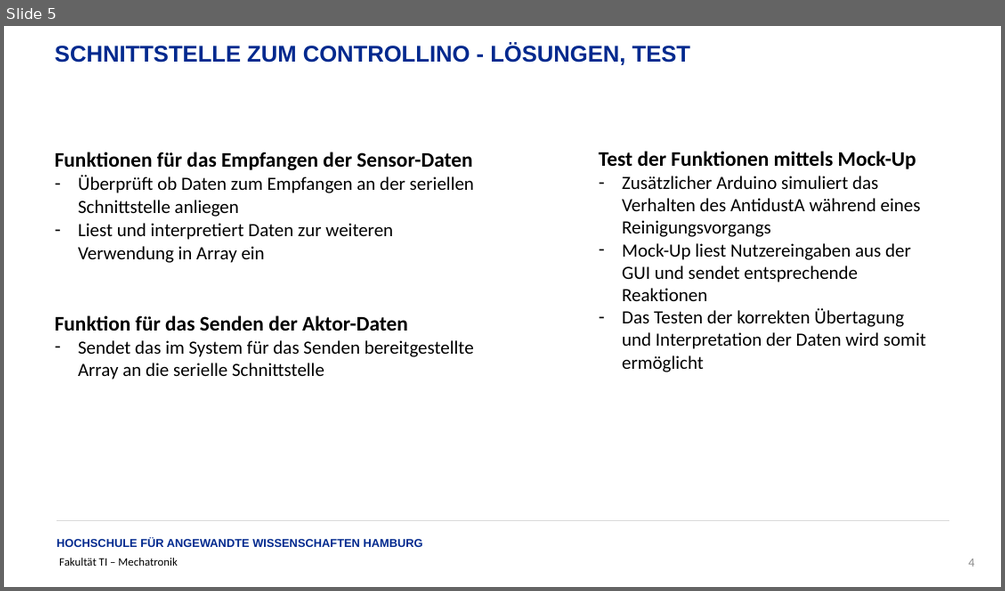
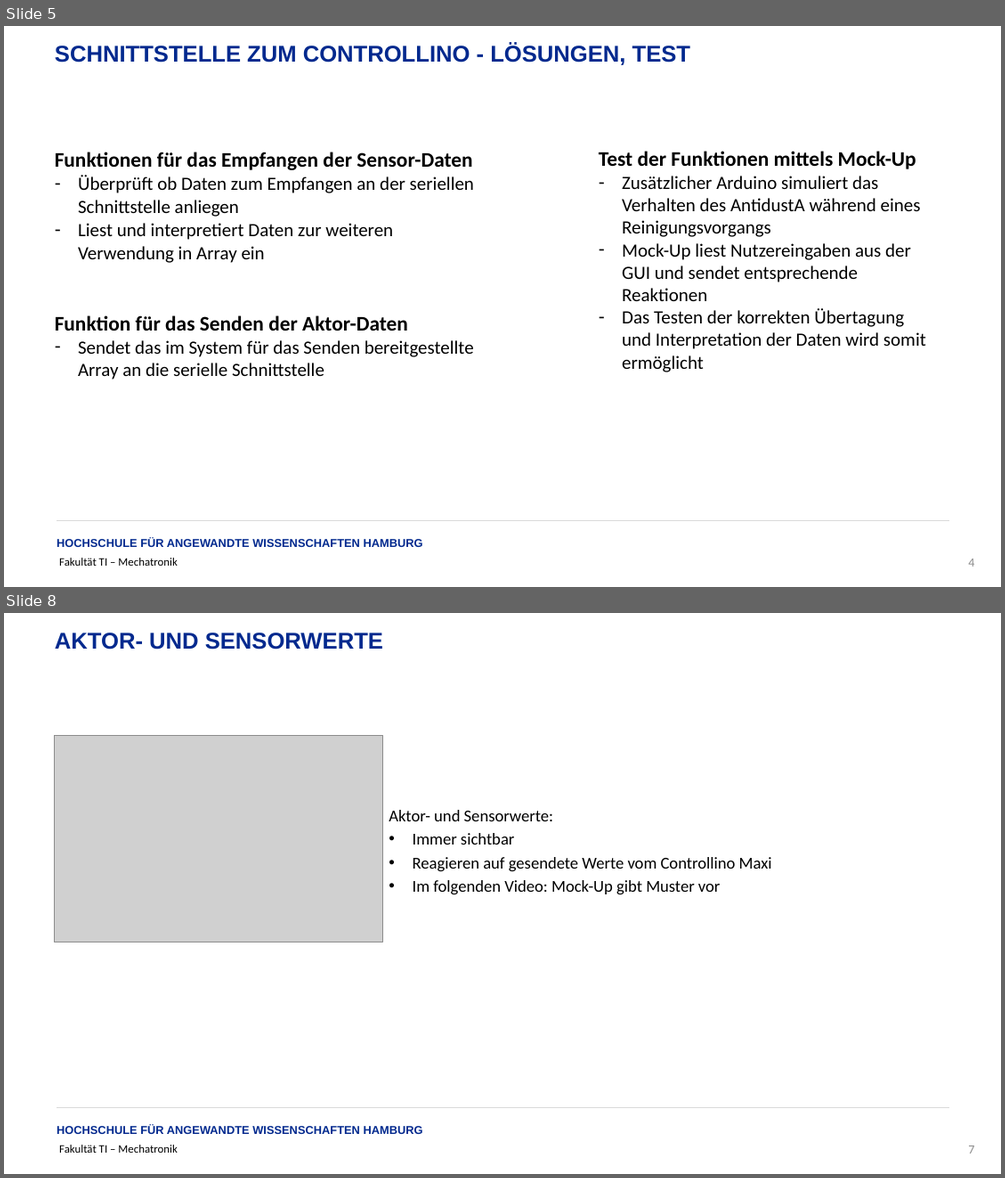
Before and after one commit to EpicKarl/mDesign, a slide deck: Doku/Präsentation/Showcase_AntidustA2.0_Fernwartung.pptx. Shown one above the other, each under a label of ours: slide 5 before the commit, slides 5 and 8 after it; the slides between them are not shown. The pictures are 1005x591 and 1005x1178 pixels, drawn with LibreOffice and Linux fonts; fonts in the diff are those of the drawing; grey boxes stand for pictures; background and template pictures are left out. Boxes give left, top, right and bottom in pixels: in the first picture for what was removed or moved away, otherwise in the second. Text is boxed around its words. In the diff, an @@ line names an element or a change of style, - is before the commit and + after.

```diff
--- a/Doku/Präsentation/Showcase_AntidustA2.0_Fernwartung.pptx
+++ b/Doku/Präsentation/Showcase_AntidustA2.0_Fernwartung.pptx
@@ slide 8 added at box(4, 613, 1001, 1174), background #FFFFFF; not listed: 3 template elements that a slide beside it also shows @@
@@ text added at box(55, 633, 383, 649), 22 pt, text #02298E, bold @@
+AKTOR- UND SENSORWERTE
@@ picture added at box(55, 735, 383, 942) @@
@@ text added at box(388, 810, 772, 895), 16 pt, text #000000 @@
+Aktor- und Sensorwerte:
+• Immer sichtbar
+• Reagieren auf gesendete Werte vom Controllino Maxi
+• Im folgenden Video: Mock-Up gibt Muster vor
@@ page number added at box(968, 1145, 974, 1153), 12 pt, text #8C8C8C @@
+7
```
Also in this commit, not shown: 3 other slides added, 1 slide removed.
